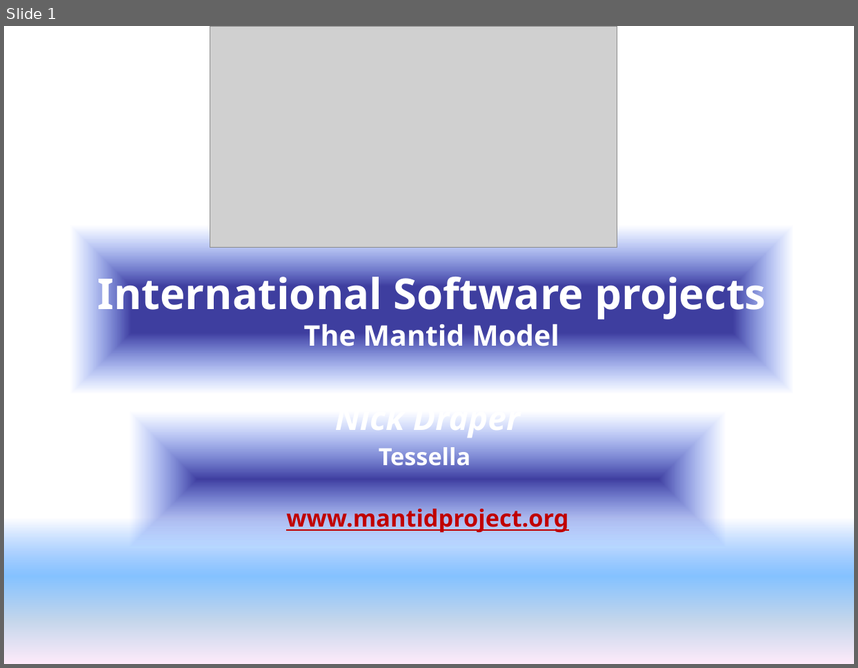
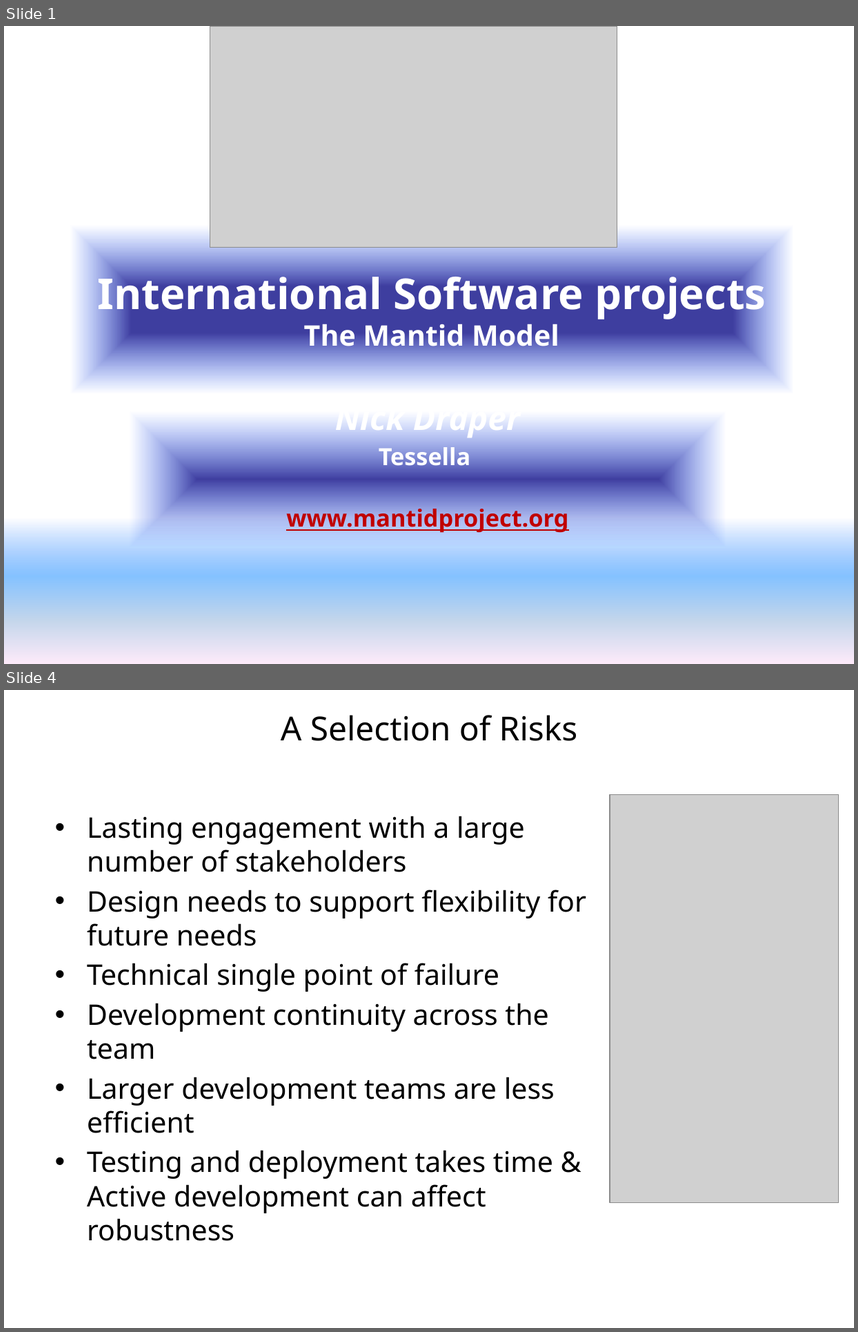
Before and after one commit to mantidproject/documents, a slide deck: Presentations/NOBUGS 2012/Talks/The Mantid Model/The Mantid Model 2012.pptx. Shown one above the other, each under a label of ours: slide 1 before the commit, slides 1 and 4 after it; the slides between them are not shown. The pictures are 858x668 and 858x1332 pixels, drawn with LibreOffice and Linux fonts; fonts in the diff are those of the drawing; grey boxes stand for pictures; background and template pictures are left out. Boxes give left, top, right and bottom in pixels: in the first picture for what was removed or moved away, otherwise in the second. Text is boxed around its words. In the diff, an @@ line names an element or a change of style, - is before the commit and + after.

```diff
--- a/Presentations/NOBUGS 2012/Talks/The Mantid Model/The Mantid Model 2012.pptx
+++ b/Presentations/NOBUGS 2012/Talks/The Mantid Model/The Mantid Model 2012.pptx
@@ slide 4 added at [4,690,854,1328], background #FFFFFF @@
@@ title added at [281,715,578,741], 28 pt, text #000000 @@
+A Selection of Risks
@@ picture added at [610,795,839,1203] @@
@@ text added at [87,816,586,1213], 24 pt, text #000000 @@
+• Lasting engagement with a large number of stakeholders
+• Design needs to support flexibility for future needs
+• Technical single point of failure
+• Development continuity across the team
+• Larger development teams are less efficient
+• Testing and deployment takes time &
+  Active development can affect robustness
```
Also in this commit, not shown: 6 slides changed, 3 other slides added, 7 slides removed.
